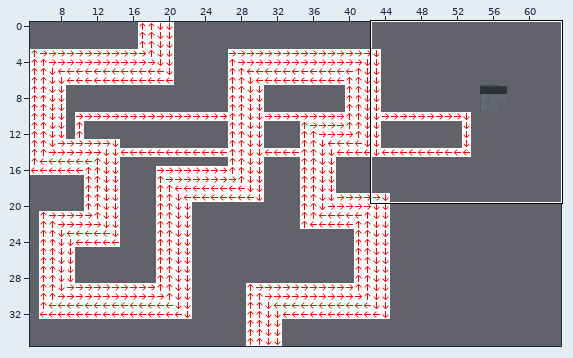
Tiled map -- android/assets/greytilemap.tmx. The first picture is a wide view before the edit; the outline marks the close-up.
Close-up. Old version:
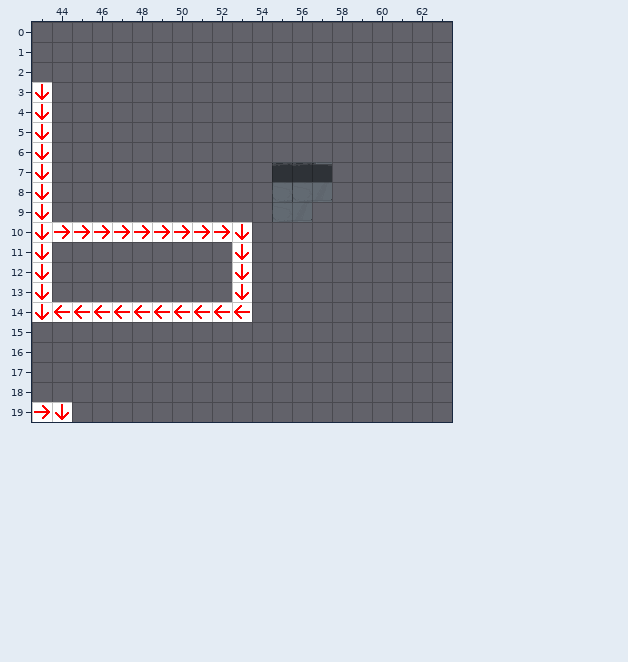
Cells are 20x20 px. Shown: x 43..63, y 0..19. The commit also changed other parts of the map, which this record leaves out.
And afterwards:
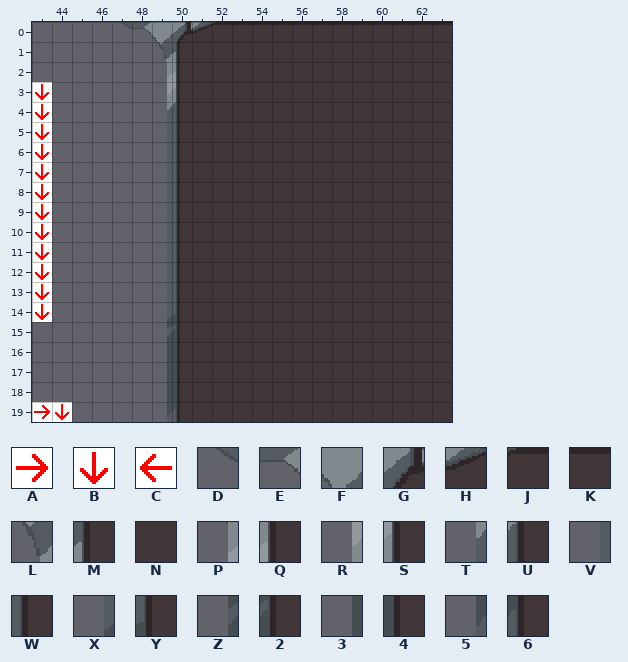
Key: from "hidden_tiles": A 6, B 7, C 8; from "shop": D 1, E 2, F 3, G 4, H 5, J 6, K 7, L 20, M 21, N 22, P 37, Q 38, R 54, S 55, T 71, U 72, V 88, W 89, X 241, Y 242, Z 258, 2 259, 3 275, 4 276, 5 326, 6 327.
_ is an empty cell.
Tiles of an added or newly shown layer are drawn over the layers below it.
Edits made:
{"where": "layer \"Loading Layer\" (now hidden)"}
{"y":10,"x":44,"old":"AAAAAAAAAB","new":"__________"}
{"y":11,"x":53,"old":"B","new":"_"}
{"y":12,"x":53,"old":"B","new":"_"}
{"y":13,"x":53,"old":"B","new":"_"}
{"y":14,"x":44,"old":"CCCCCCCCCC","new":"__________"}
{"where": "layer \"Shop\" (now shown)"}
{"y":0,"x":47,"old":"_________________","new":"DEFGHJKKKKKKKKKKK"}
{"y":1,"x":49,"old":"_______________","new":"LMNNNNNNNNNNNNN"}
{"y":2,"x":49,"old":"_______________","new":"PQNNNNNNNNNNNNN"}
{"y":3,"x":49,"old":"_______________","new":"RSNNNNNNNNNNNNN"}
{"y":4,"x":49,"old":"_______________","new":"TUNNNNNNNNNNNNN"}
{"y":5,"x":50,"old":"______________","new":"WNNNNNNNNNNNNN"}
{"y":6,"x":50,"old":"______________","new":"WNNNNNNNNNNNNN"}
{"y":7,"x":50,"old":"______________","new":"WNNNNNNNNNNNNN"}
{"y":8,"x":50,"old":"______________","new":"WNNNNNNNNNNNNN"}
{"y":9,"x":50,"old":"______________","new":"WNNNNNNNNNNNNN"}
{"y":10,"x":49,"old":"_______________","new":"VWNNNNNNNNNNNNN"}
{"y":11,"x":50,"old":"______________","new":"WNNNNNNNNNNNNN"}
{"y":12,"x":50,"old":"______________","new":"WNNNNNNNNNNNNN"}
{"y":13,"x":50,"old":"______________","new":"WNNNNNNNNNNNNN"}
{"y":14,"x":49,"old":"_______________","new":"XYNNNNNNNNNNNNN"}
{"y":15,"x":49,"old":"_______________","new":"Z2NNNNNNNNNNNNN"}
{"y":16,"x":49,"old":"_______________","new":"34NNNNNNNNNNNNN"}
{"y":17,"x":49,"old":"_______________","new":"34NNNNNNNNNNNNN"}
{"y":18,"x":49,"old":"_______________","new":"34NNNNNNNNNNNNN"}
{"y":19,"x":49,"old":"_______________","new":"56NNNNNNNNNNNNN"}
{"label":"changed","picture_box":[52,22,452,422]}
